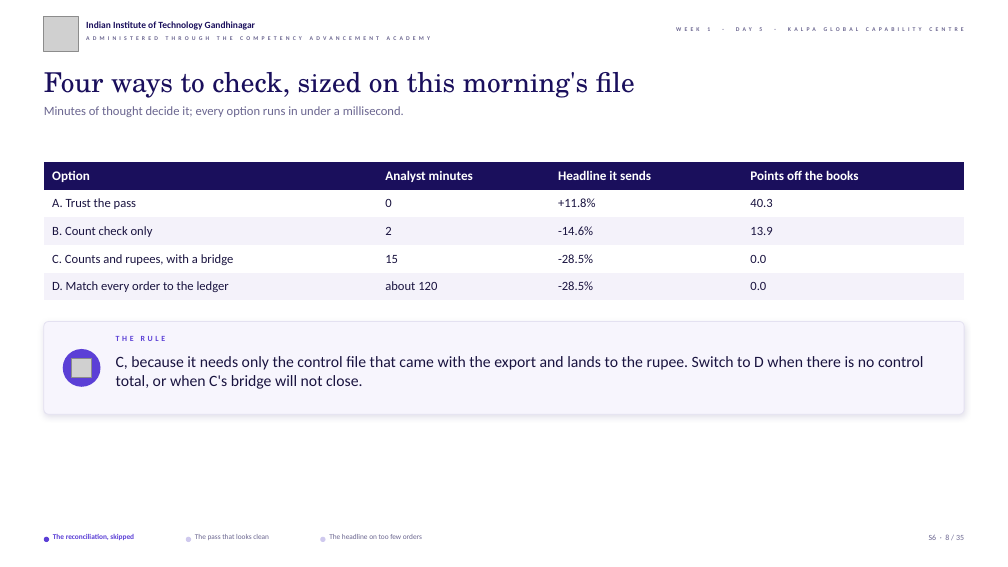
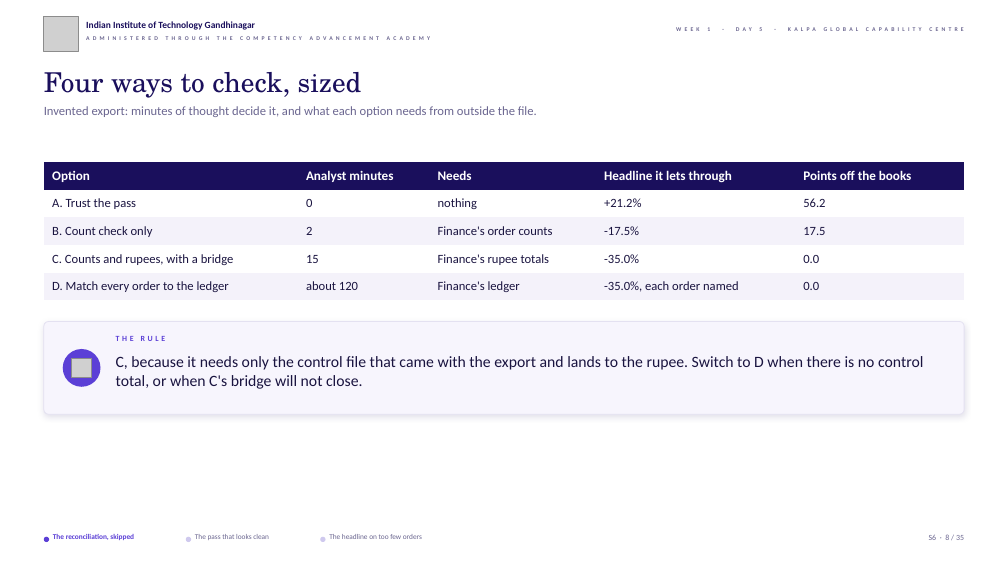
Before and after one commit to fde-academy-lab/c2-content-factory, a slide deck: slide 8 of content/W01/D5/slides/C2_W01_D05_debrief_STUDENT.pptx. Drawn at 1008x567 pixels with LibreOffice and Linux fonts; fonts in the diff are those of the drawing; grey boxes stand for pictures; background and template pictures are left out. Boxes give left, top, right and bottom in pixels: in the first picture for what was removed or moved away, otherwise in the second. Text is boxed around its words. In the diff, an @@ line names an element or a change of style, - is before the commit and + after.

```diff
--- a/content/W01/D5/slides/C2_W01_D05_debrief_STUDENT.pptx
+++ b/content/W01/D5/slides/C2_W01_D05_debrief_STUDENT.pptx
@@ text at [44, 72, 362, 98]: text changed @@
-Four ways to check, sized on this morning's file
+Four ways to check, sized
@@ text at [44, 106, 537, 117]: text changed @@
-Minutes of thought decide it; every option runs in under a millisecond.
+Invented export: minutes of thought decide it, and what each option needs from outside the file.
@@ table at [44, 162, 965, 300] @@
-column 3: Headline it sends | +11.8% | -14.6% | -28.5% | -28.5%
-column 4: Points off the books | 40.3 | 13.9 | 0.0 | 0.0
+column 3: Needs | nothing | Finance's order counts | Finance's rupee totals | Finance's ledger
+column 4: Headline it lets through | +21.2% | -17.5% | -35.0% | -35.0%, each order named
+column 5: Points off the books | 56.2 | 17.5 | 0.0 | 0.0
```
Also in this commit, not shown: 28 other slides changed, 1 other file.
